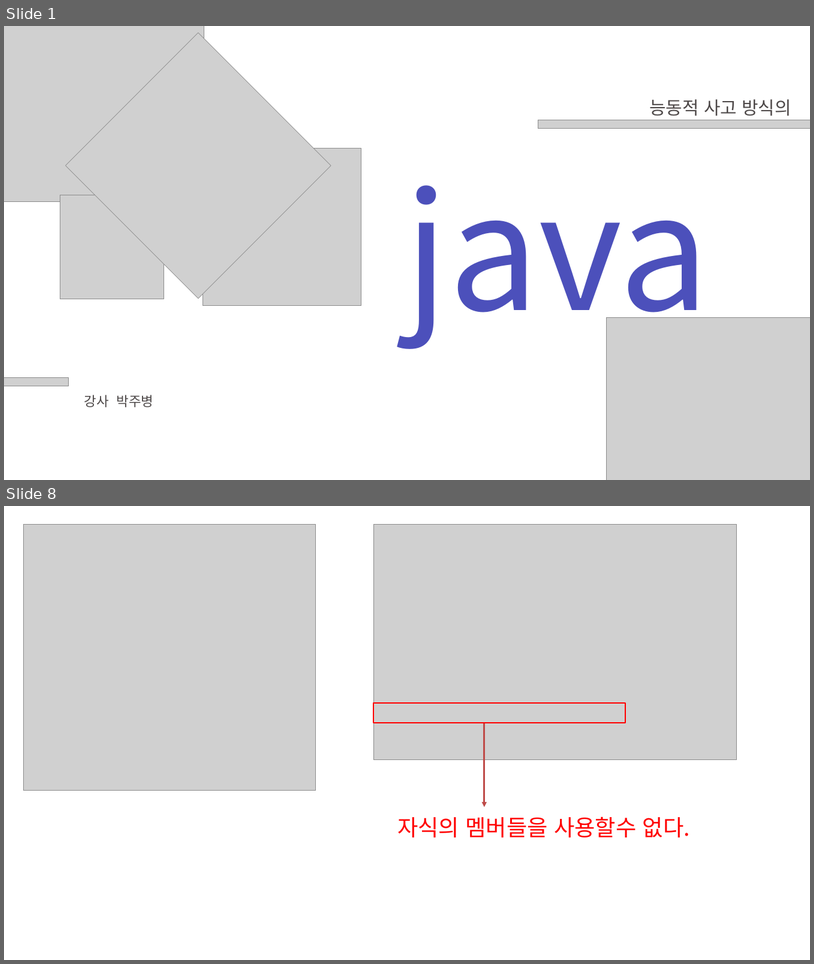
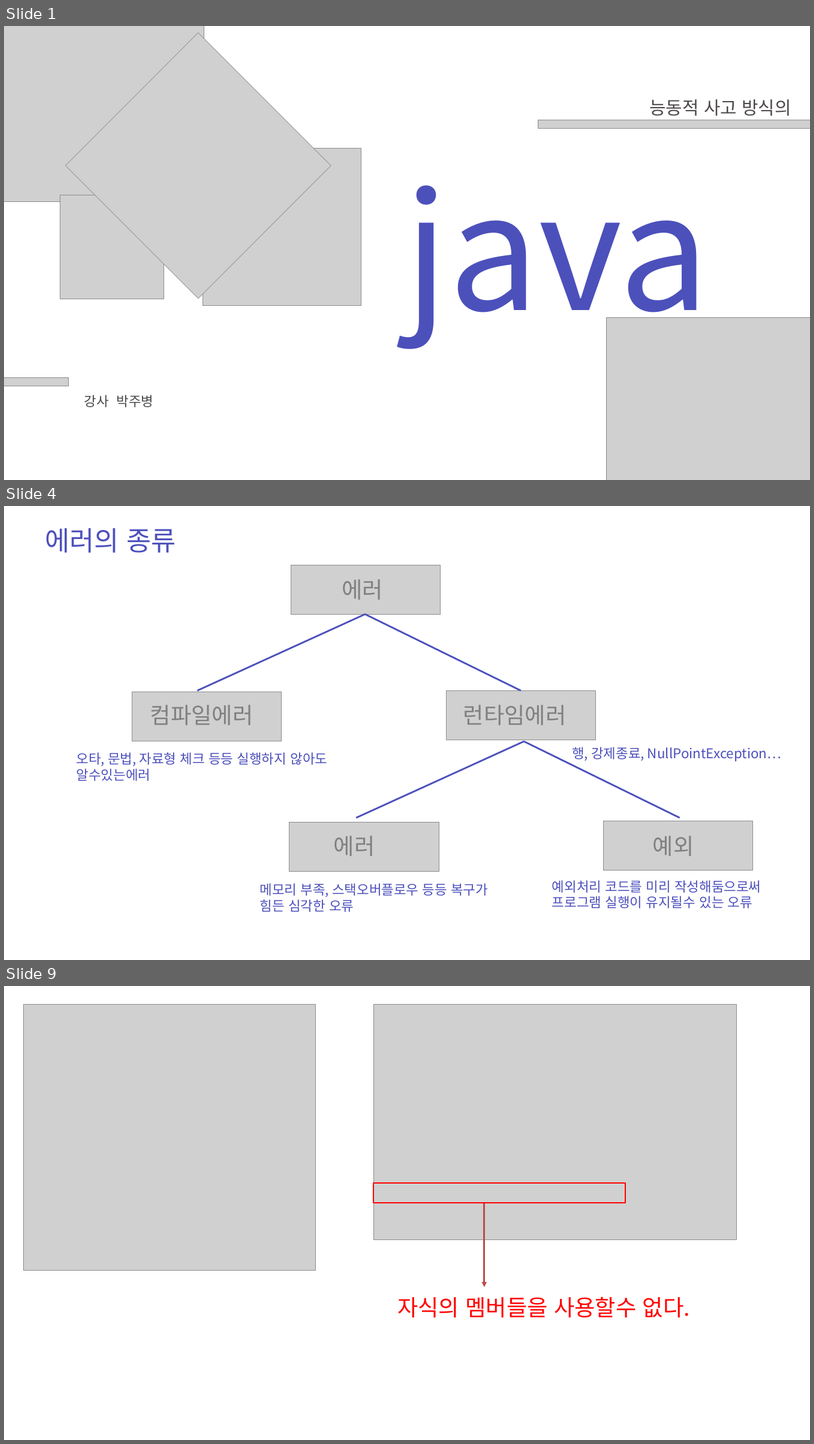
Before and after one commit to zest132/JavaLecture, a slide deck: JavaLecture/LectureFile/java 12강 예외처리.pptx. Shown one above the other, each under a label of ours: slides 1 and 8 before the commit, slides 1, 4 and 9 after it; the slides between them are not shown. The pictures are 814x964 and 814x1444 pixels, drawn with LibreOffice and Linux fonts; fonts in the diff are those of the drawing; grey boxes stand for pictures. Boxes give left, top, right and bottom in pixels: in the first picture for what was removed or moved away, otherwise in the second. Text is boxed around its words. In the diff, an @@ line names an element or a change of style, - is before the commit and + after.

```diff
--- a/JavaLecture/LectureFile/java 12강 예외처리.pptx
+++ b/JavaLecture/LectureFile/java 12강 예외처리.pptx
@@ slide 4 added at bbox=[4, 506, 810, 960], background #FFFFFF @@
@@ text added at bbox=[45, 528, 176, 553], 48 pt, text #4C50BC @@
+에러의 종류
@@ picture added at bbox=[291, 565, 440, 614] @@
@@ text added at bbox=[342, 579, 383, 600], 40 pt, text #808080 @@
+에러
@@ line added from (366, 614) to (198, 690), #4C50BC 3 pt @@
@@ line added from (366, 615) to (521, 690), #4C50BC 3 pt @@
@@ picture added at bbox=[132, 691, 281, 741] @@
@@ picture added at bbox=[446, 690, 596, 739] @@
@@ text added at bbox=[150, 705, 254, 725], 40 pt, text #808080 @@
+컴파일에러
@@ text added at bbox=[464, 705, 567, 725], 40 pt, text #808080 @@
+런타임에러
@@ text added at bbox=[77, 752, 327, 781], 24 pt, text #4C50BC @@
+오타, 문법, 자료형 체크 등등 실행하지 않아도 알수있는에러
@@ line added from (525, 741) to (356, 817), #4C50BC 3 pt @@
@@ line added from (525, 741) to (680, 817), #4C50BC 3 pt @@
@@ text added at bbox=[572, 747, 782, 761], 24 pt, text #4C50BC @@
+행, 강제종료, NullPointException…
@@ picture added at bbox=[290, 822, 439, 871] @@
@@ picture added at bbox=[603, 821, 753, 870] @@
@@ text added at bbox=[334, 835, 375, 856], 40 pt, text #808080 @@
+에러
@@ text added at bbox=[653, 835, 695, 856], 40 pt, text #808080 @@
+예외
@@ text added at bbox=[260, 883, 488, 912], 24 pt, text #4C50BC @@
+메모리 부족, 스택오버플로우 등등 복구가 힘든 심각한 오류
@@ text added at bbox=[552, 880, 761, 908], 24 pt, text #4C50BC @@
+예외처리 코드를 미리 작성해둠으로써 프로그램 실행이 유지될수 있는 오류
@@ what was slide 8 is now slide 9 @@
```
Also in this commit, not shown: 1 slide changed, 5 other slides added, 5 slides removed, 2 other files.
